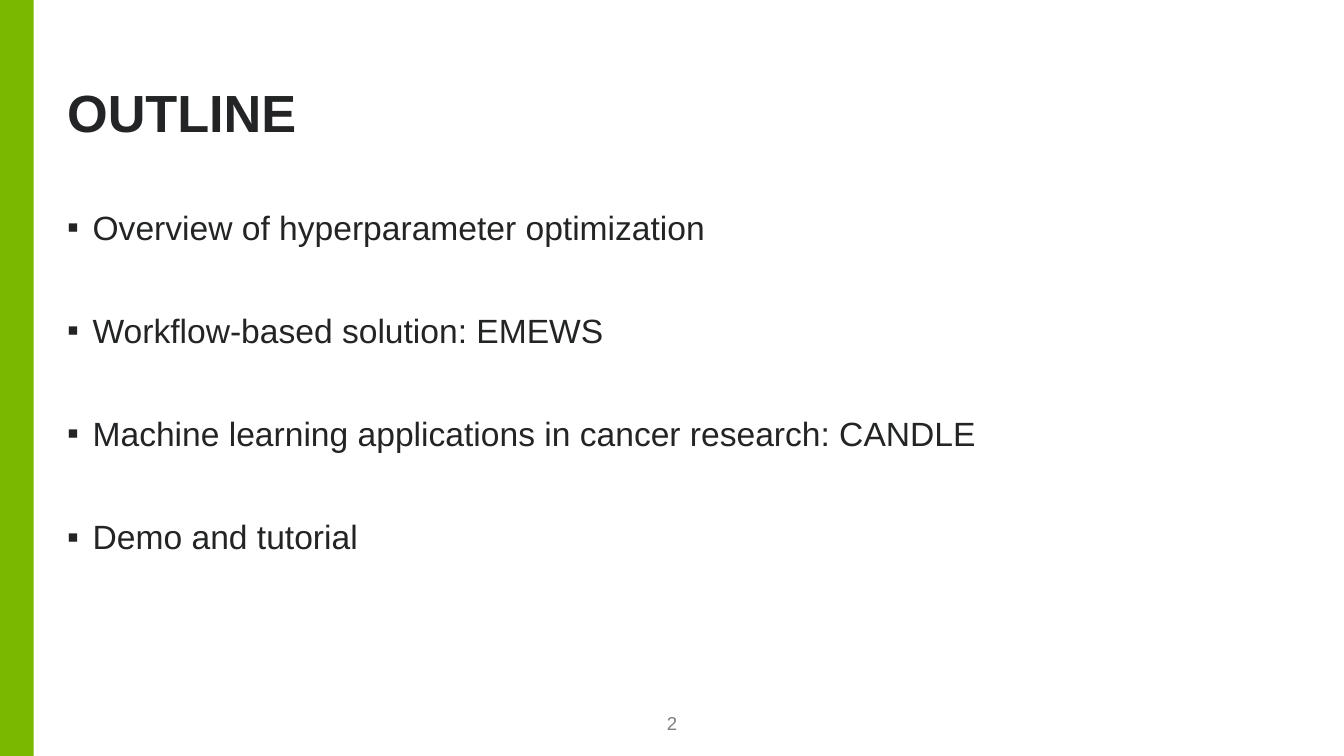
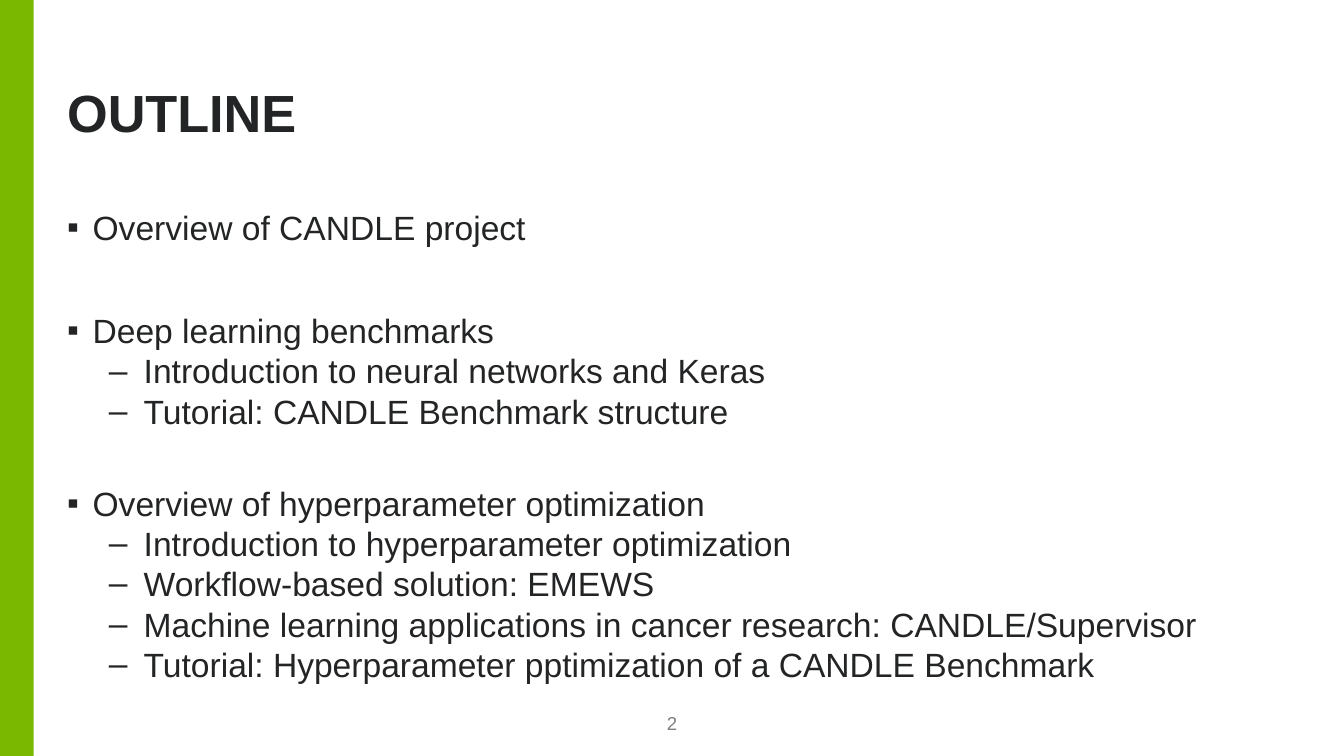
Before and after one commit to ECP-CANDLE/Tutorials, a slide deck: slide 2 of Supervisor/hpo.pptx. Drawn at 1344x756 pixels with LibreOffice and Linux fonts; fonts in the diff are those of the drawing; background and template pictures are left out. Boxes give left, top, right and bottom in pixels: in the first picture for what was removed or moved away, otherwise in the second. Text is boxed around its words. In the diff, an @@ line names an element or a change of style, - is before the commit and + after.

```diff
--- a/Supervisor/hpo.pptx
+++ b/Supervisor/hpo.pptx
@@ text at [93, 215, 766, 425]: paragraphs added @@
+▪ Overview of CANDLE project
+▪ Deep learning benchmarks
+  – Introduction to neural networks and Keras
+  – Tutorial: CANDLE Benchmark structure
@@ text at [144, 531, 791, 562]: paragraph added @@
+  – Introduction to hyperparameter optimization
@@ text at [144, 571, 654, 597]: bullet ▪ to –; list level 1 to 2 in "Workflow-based solution: EMEWS" @@
@@ text at [144, 612, 1196, 683]: text changed @@
-▪ Machine learning applications in cancer research: CANDLE
-▪ Demo and tutorial
+  – Machine learning applications in cancer research: CANDLE/Supervisor
+  – Tutorial: Hyperparameter pptimization of a CANDLE Benchmark
```
Also in this commit, not shown: 1 other slide changed, 1 slide added.
